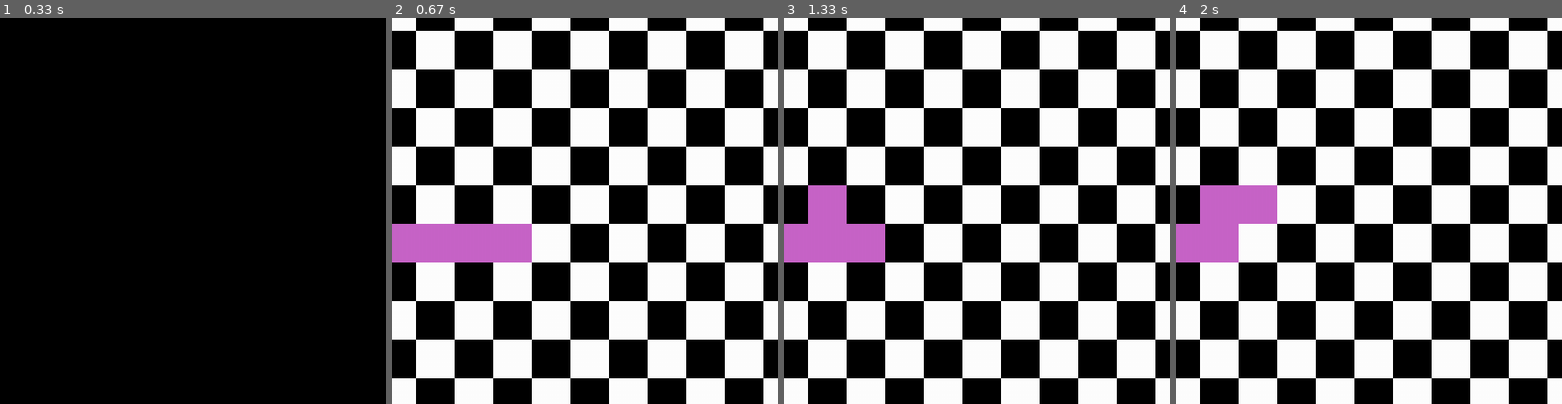
Above: before the commit, frames 1-4 (left to right).
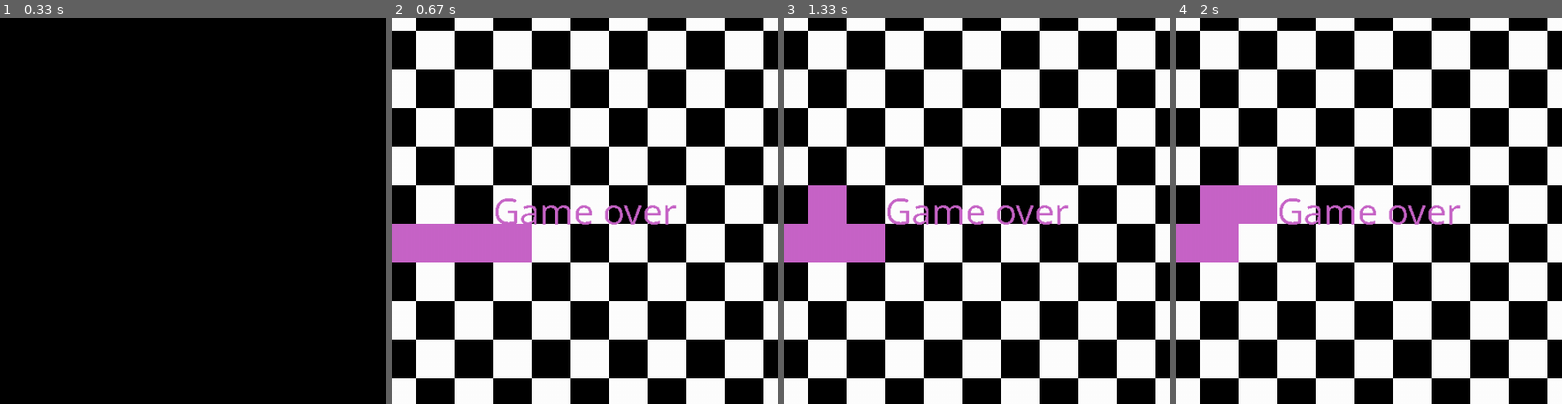
Above: after the commit, the same moments.

Repository: mwertich/gametest
Game: pygame game, started from Snake.py
Same seed, same stepped clock (60 frames per second), same inputs: the game is played once before the commit and once after it.
Inputs:
- Up to frame 1 (0.33 s): no input
- Up to frame 2 (0.67 s): hold Right from 0.33 s (still down)
- Up to frame 3 (1.33 s): release Right at 0.8 s; hold Up 0.83-1.3 s
- Up to frame 4 (2 s): hold Right 1.33-1.93 s
The pictures show only the part of the screen within x 12-62%, y 3-53%; the shares and areas given below are measured in that part.

Frame 1 is identical in both runs. In frame 2, 1.0% of the frame differs, in the area x 26-74%, y 46-54%; in frame 3, 1.0%; in frame 4, 1.0%.

Commit message:
-Korrekte Kollision -Fehler bei Initialisierung

Diff:
--- a/Snake.py
+++ b/Snake.py
@@ -20,7 +20,7 @@
 
 
 class Snake:
-    def __init__(self, color, grain, len, start: tuple):
+    def __init__(self, color, grain, length, start: tuple):
         self.grain = grain
         self.direction = 1
         self.image = pygame
@@ -28,7 +28,7 @@
         self.headx = 250
         self.heady = 250
         self.head = None
-        self.body = [(start[0] - i * 50, start[1]) for i in range(len)]
+        self.body = [(start[0] - i * 50, start[1]) for i in range(length)]
         self.bodyrect = None
 
     def check_head(self):
@@ -37,36 +37,32 @@
 
     def update(self):
         self.move_head()
-        # self.head = pygame.Rect((self.headx, self.heady), self.size)
         self.bodyrect = []
         for i in range(len(self.body)):
             self.bodyrect.append(pygame.Rect(self.body[i], self.size))
 
     def check_keys(self):
         keystate = pygame.key.get_pressed()
-        if keystate[pygame.K_UP]:
+        if keystate[pygame.K_UP] and self.direction != 2:
             self.direction = 0
-        if keystate[pygame.K_RIGHT]:
+        if keystate[pygame.K_RIGHT] and self.direction != 3:
             self.direction = 1
-        if keystate[pygame.K_DOWN]:
+        if keystate[pygame.K_DOWN] and self.direction != 0:
             self.direction = 2
-        if keystate[pygame.K_LEFT]:
+        if keystate[pygame.K_LEFT] and self.direction != 1:
             self.direction = 3
 
     def move_head(self):
         self.check_keys()
+        self.check_dir()
         if self.direction == 0:
             new_head = (self.body[-1][0], self.body[-1][1] - self.grain)
-            # self.heady -= self.grain
         if self.direction == 1:
             new_head = (self.body[-1][0] + self.grain, self.body[-1][1])
-            # self.headx += self.grain
         if self.direction == 2:
             new_head = (self.body[-1][0], self.body[-1][1] + self.grain)
-            # self.heady += self.grain
         if self.direction == 3:
             new_head = (self.body[-1][0] - self.grain, self.body[-1][1])
-            # self.headx -= self.grain
         self.body.append(new_head)
         self.body.pop(0)
 
@@ -74,18 +70,15 @@
     def check_dir(self):
         pass
 
+class Collisions:
+    def __init__(self, player: Snake):
+        self.player = player
+        self.feedback = [pygame.font.SysFont('comicsansms', 50)]
 
-class Board:
-    def __init__(self):
-        all_tiles = []
-        tile_b = pygame.Surface((10, 10))
-        tile_b.fill(BLACK)
-        all_tiles.append(tile_b)
-
-        tile_w = pygame.Surface((10, 10))
-        tile_w.fill(BLACK)
-        all_tiles.append(tile_w)
-
+    def snake_col(self):
+        if len(self.player.body) != len(set(self.player.body)):
+            screen.blit(self.feedback[0].render('Game over', 0, ROSA), (250, 250))
+            print('Collision')
 
 def draw_grid():
     all_tiles = []
@@ -107,6 +100,7 @@
 
 
 snake = Snake(ROSA, 50, 5, (300, 300))
+colis = Collisions(snake)
 
 
 while True:
@@ -118,6 +112,7 @@
 
     draw_grid()
     snake.update()
+    colis.snake_col()
     for part in snake.bodyrect:
         pygame.draw.rect(screen, ROSA, part)
     pygame.display.flip()
